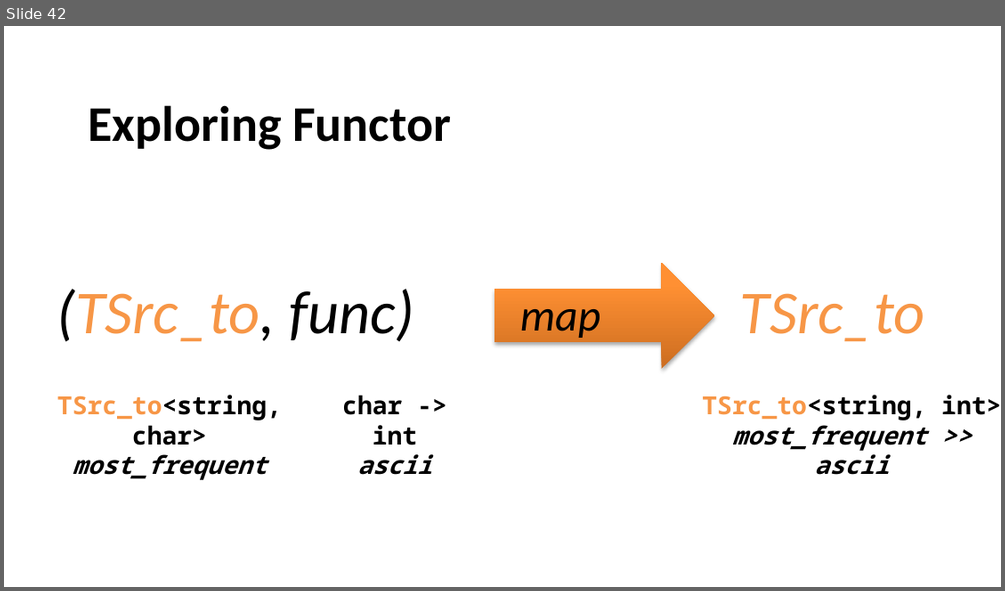
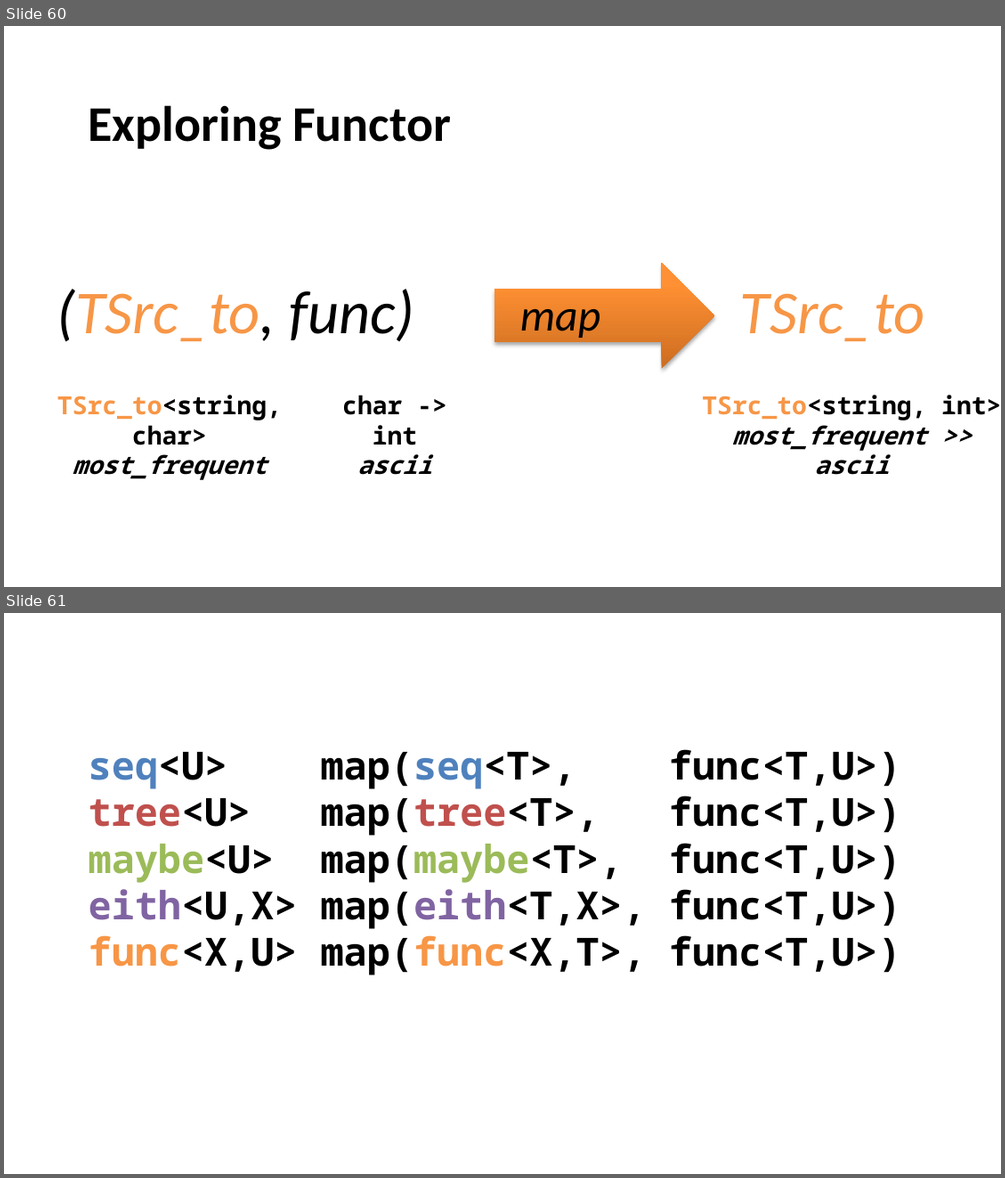
Before and after one commit to itowlson/zygo, a slide deck: How I learned to stop worrying and love the zygohistomorphic prepromorphism.pptx. Shown one above the other, each under a label of ours: slide 42 before the commit, slides 60 and 61 after it. The pictures are 1005x591 and 1005x1178 pixels, drawn with LibreOffice and Linux fonts; fonts in the diff are those of the drawing. Boxes give left, top, right and bottom in pixels: in the first picture for what was removed or moved away, otherwise in the second. Text is boxed around its words. In the diff, an @@ line names an element or a change of style, - is before the commit and + after.

```diff
--- a/How I learned to stop worrying and love the zygohistomorphic prepromorphism.pptx
+++ b/How I learned to stop worrying and love the zygohistomorphic prepromorphism.pptx
@@ slide 61 added at (4, 613, 1001, 1174), background #FFFFFF @@
@@ text added at (89, 749, 901, 975), 28 pt, text #000000, bold @@
+seq<U> map(seq<T>, func<T,U>)
+tree<U> map(tree<T>, func<T,U>)
+maybe<U> map(maybe<T>, func<T,U>)
+eith<U,X> map(eith<T,X>, func<T,U>)
+func<X,U> map(func<X,T>, func<T,U>)
@@ what was slide 42 is now slide 60 @@
```
Also in this commit, not shown: 3 slides changed, 32 other slides added, 1 slide removed.
